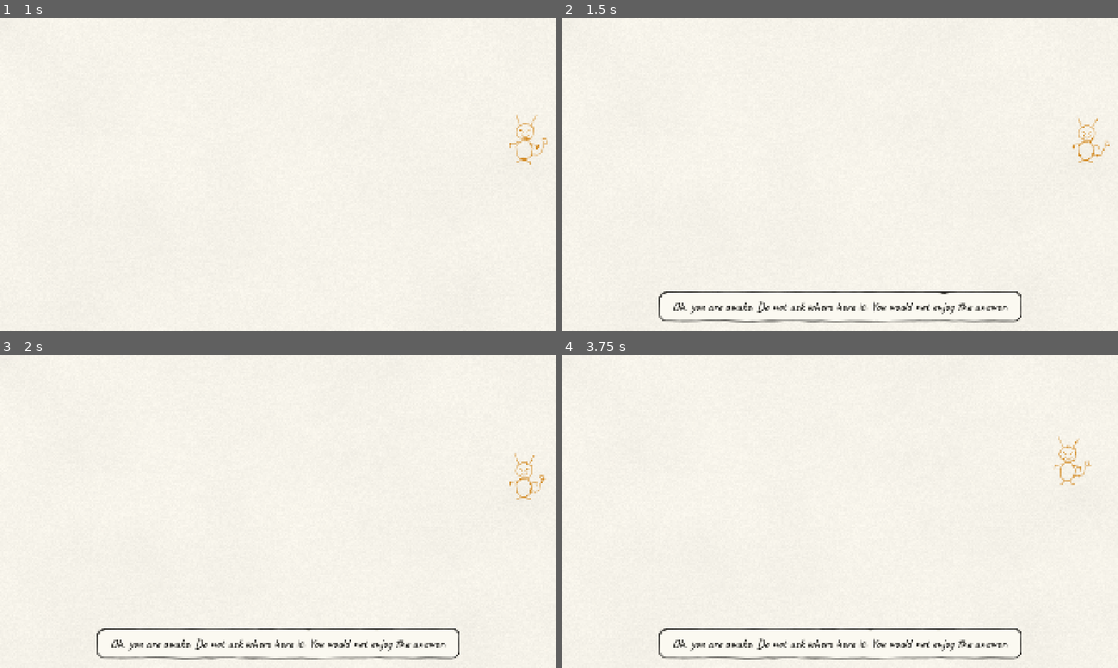
Above: before the commit, frames 1-4 (two rows, left to right).
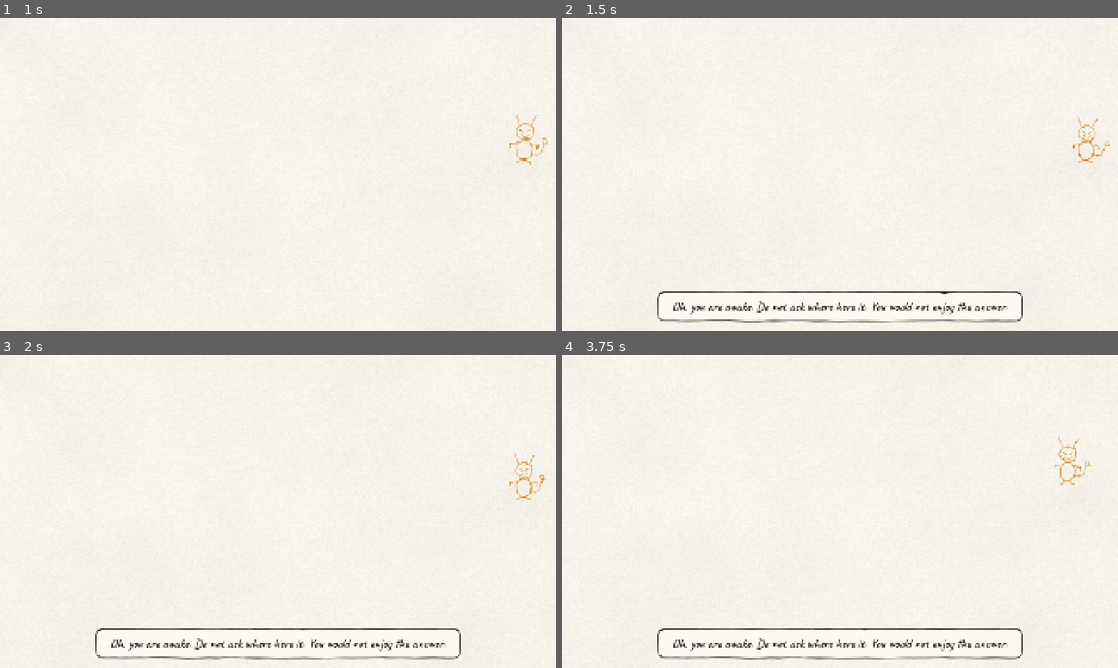
Above: after the commit, the same moments.

Repository: GoktugSugar/your_call
Game: Godot game, scene res://game/main.tscn
Two runs of this game, one before a commit and one after it. Both use one fixed random seed, a clock stepped at 60 frames per second and the inputs below. Sound files missing from this copy of the repository are replaced by a short silence.
Inputs (mouse positions are in pixels of both pictures, inside the frame that each line leads up to):
- Up to frame 1 (1 s): tap Enter at 0.5 s; move the mouse to (400, 158) at 0.52 s; press the mouse at (400, 158) at 0.53 s
- Up to frame 2 (1.5 s): release the mouse at (962, 158) at 1.25 s; drag from (728, 190) to (812, 237) at 1.27 s
- Up to frame 3 (2 s): no input
- Up to frame 4 (3.75 s): tap F5 (dev_restart) at 2 s; move the mouse to (895, 442) at 2.02 s; hold Shift 2.03-2.75 s; click (895, 442) at 2.17 s; drag from (812, 574) to (673, 464) at 2.77 s; move the mouse to (1006, 558) at 3.52 s; tap Ctrl at 3.6 s; click (1006, 558) at 3.67 s

Frame 1 is identical in both runs. In frame 2, 0.7% of the frame differs, in the area x 17-83%, y 87-98%; in frame 3, 0.7%; in frame 4, 0.7%.

Commit message:
Keep dialogue pages on the lines they were measured on
A page was sized to its widest line, but a line only stays whole with
room for the space it broke at, so long pages spilled a word onto a
third line below the frame. A test now shows every page of the
content at its given size.

Co-Authored-By: Claude Opus 5.5 <noreply@anthropic.com>

Diff:
--- /dev/null
+++ b/tests/content/test_dialogue_pages.gd
@@ -0,0 +1,50 @@
+extends GutTest
+## Every page of every line in content/ fits the dialogue box: shown at the size the box gives it,
+## it wraps onto exactly the lines it was measured on, and no more than the box holds.
+
+const CHAPTERS_DIR := "res://content/chapters"
+const BOX_SCENE := "res://ui/dialogue/dialogue_box.tscn"
+
+var _box: DialogueBox
+var _lines: Array[LineData] = []
+
+
+func before_all() -> void:
+	var loader := ContentLoader.new(Profile.axis_ids())
+	for file in DirAccess.get_files_at(CHAPTERS_DIR):
+		if file.get_extension() != "json":
+			continue
+		var chapter := loader.load_chapter(CHAPTERS_DIR.path_join(file))
+		if chapter == null:
+			continue
+		for beat in chapter.beats:
+			if beat is NarrationData:
+				_lines.append_array((beat as NarrationData).lines)
+			elif beat is QuestionData:
+				_lines.append_array((beat as QuestionData).ask)
+				for option in (beat as QuestionData).options:
+					_lines.append_array(option.reaction)
+
+
+func before_each() -> void:
+	_box = (load(BOX_SCENE) as PackedScene).instantiate() as DialogueBox
+	add_child_autofree(_box)
+
+
+func test_there_are_lines_to_check() -> void:
+	assert_gt(_lines.size(), 0)
+
+
+func test_every_page_keeps_the_lines_it_was_measured_on() -> void:
+	var offenders := PackedStringArray()
+	for line in _lines:
+		for page in _box.paginate(line.text):
+			var bbcode := Markup.to_bbcode(page, InkPalette.get_default())
+			var size := _box.text_size_for(bbcode)
+			var measured := _box.measure_label.get_line_count()
+			_box.text_label.size = Vector2(size.x, 0.0)
+			_box.text_label.text = bbcode
+			var shown := _box.text_label.get_line_count()
+			if shown != measured or measured > _box.max_lines:
+				offenders.append("%s: measured %d lines, shown on %d: %s" % [line.id, measured, shown, page])
+	assert_eq(offenders, PackedStringArray(), "\n".join(offenders))
--- a/ui/dialogue/dialogue_box.gd
+++ b/ui/dialogue/dialogue_box.gd
@@ -70,7 +70,8 @@
 ## Seconds the box takes to fade away when it closes.
 @export_range(0.0, 2.0, 0.01) var close_duration := 0.22
 
-## Extra width given to a measured page, so rounding never wraps a line the measure kept whole.
+## Extra width given to a measured page on top of a space, so rounding never wraps a line the measure
+## kept whole. A line only stays whole with room for the space it broke at, which its measured width leaves out.
 const _WRAP_SLACK := 2.0
 ## Loud enough to call silence, in decibels.
 const _SILENT_DB := -60.0
@@ -190,8 +191,7 @@
 
 func _show_page(line: LineData, page: String, index: int, count: int, clip: VoiceClip, from: int) -> void:
 	var markup := Markup.to_bbcode(page, InkPalette.get_default())
-	measure_label.text = markup
-	var text_size := Vector2(minf(measure_label.get_content_width() + _WRAP_SLACK, max_text_width), measure_label.get_content_height())
+	var text_size := text_size_for(markup)
 	var frame_size := text_size + padding * 2.0
 	frame.size = frame_size
 	frame.position = Vector2((size.x - frame_size.x) * 0.5, size.y - bottom_margin - frame_size.y)
@@ -289,6 +289,20 @@
 	_update_talking()
 
 
+## The size a page's text takes in the box, given as BBCode: its widest line, with room to keep
+## every line whole, by its height.
+func text_size_for(bbcode: String) -> Vector2:
+	measure_label.text = bbcode
+	return Vector2(minf(measure_label.get_content_width() + _wrap_room(), max_text_width), measure_label.get_content_height())
+
+
+## Width a page needs beyond its measured width to keep its lines whole: a space, and a little slack.
+func _wrap_room() -> float:
+	var font := measure_label.get_theme_font(&"normal_font")
+	var font_size := measure_label.get_theme_font_size(&"normal_font_size")
+	return font.get_string_size(" ", HORIZONTAL_ALIGNMENT_LEFT, -1.0, font_size).x + _WRAP_SLACK
+
+
 func _fits(markup: String) -> bool:
 	measure_label.text = Markup.to_bbcode(markup, InkPalette.get_default())
 	return measure_label.get_content_height() <= _max_height + 0.5
Not shown, added: tests/content/test_dialogue_pages.gd.uid
